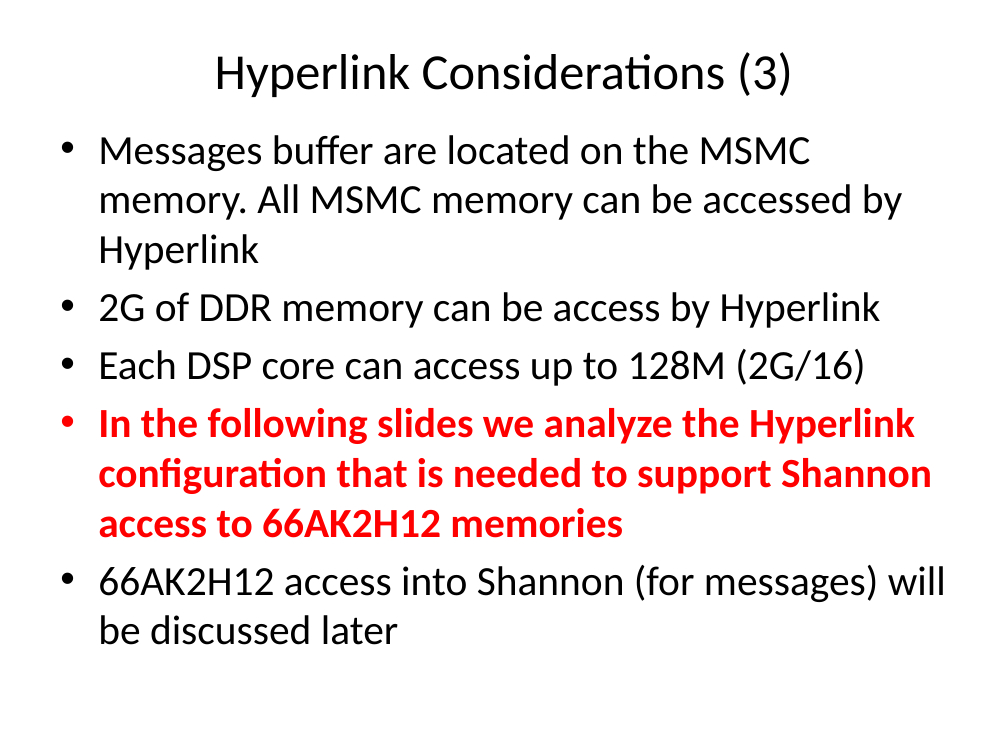
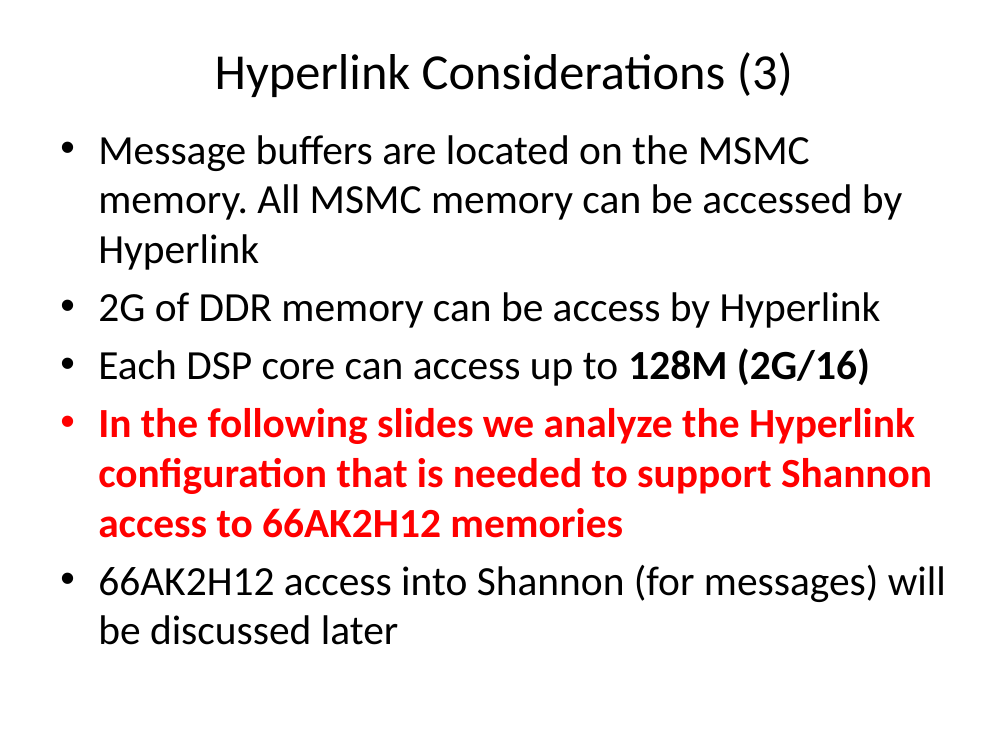
Before and after one commit to hari1989/keystone-workshop, a slide deck: slide 26 of preliminary/Working/presentations/Implementation_of_ProDrive_Model.pptx (slide 25 before the commit). Drawn at 1008x756 pixels with LibreOffice and Linux fonts; fonts in the diff are those of the drawing. Boxes give left, top, right and bottom in pixels: in the first picture for what was removed or moved away, otherwise in the second. Text is boxed around its words. In the diff, an @@ line names an element or a change of style, - is before the commit and + after.

```diff
--- a/preliminary/Working/presentations/Implementation_of_ProDrive_Model.pptx
+++ b/preliminary/Working/presentations/Implementation_of_ProDrive_Model.pptx
@@ text at box(98, 135, 902, 270): text changed @@
-• Messages buffer are located on the MSMC memory. All MSMC memory can be accessed by Hyperlink
+• Message buffers are located on the MSMC memory. All MSMC memory can be accessed by Hyperlink
@@ text at box(98, 348, 870, 386): bold on in "128M (2G/16)" @@
```
Also in this commit, not shown: 21 other slides changed, 34 slides added.
